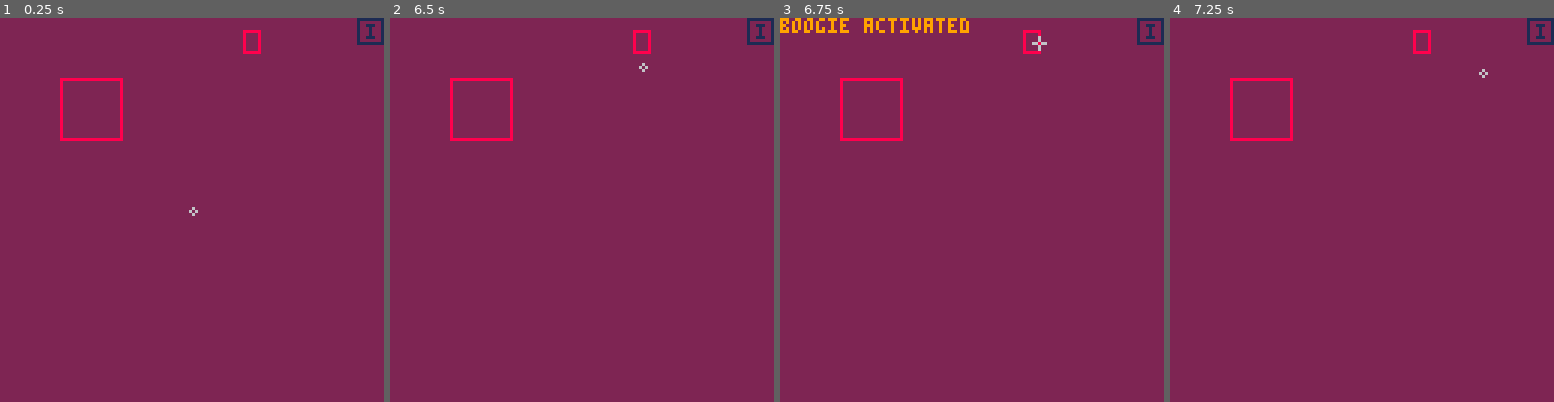
Above: before the commit, frames 1-4 (left to right).
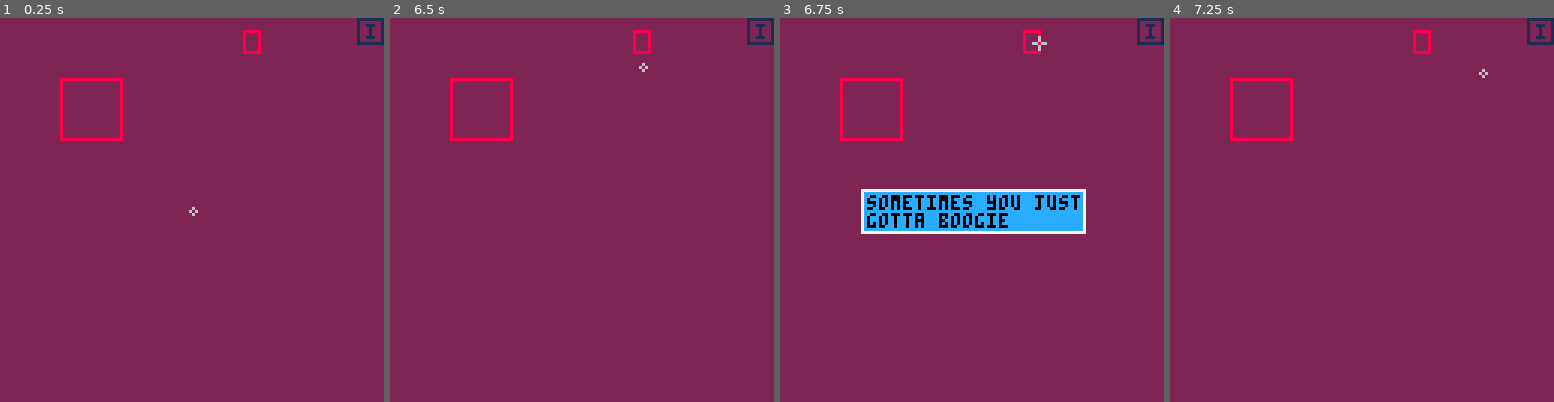
Above: after the commit, the same moments.

Repository: LuosRestil/pico8
Game: PICO-8 cartridge room/room.p8
Two runs of this game, one before a commit and one after it. Both use one fixed random seed, a clock stepped at 60 frames per second and the inputs below.
Inputs:
- Up to frame 1 (0.25 s): no input
- Up to frame 2 (6.5 s): tap O (Z key) at 0.33, 1.07, 2.22, 3.72, 5.22 s; tap Down at 0.7 s; tap X (X key) at 1.43, 2.07, 2.82, 3.57, 4.32, 5.07, 5.82 s; hold Up 1.97-2.63 s; hold Right 2.68-3.02 s; hold Down 3.07-3.73 s; hold Left 3.78-4.12 s; hold Up 4.17-4.5 s; hold Left 4.55-5.05 s; hold Right 5.1-5.93 s; hold Up from 5.98 s (still down)
- Up to frame 3 (6.75 s): tap X (X key) at 6.57 s; release Up at 6.65 s; hold Right from 6.7 s (still down); tap O (Z key) at 6.72 s
- Up to frame 4 (7.25 s): release Right at 7.03 s; hold Down from 7.08 s (still down)

Frames 1-2 are identical in both runs. In frame 3, 7.8% of the frame differs, in the area x 0-80%, y 0-57%; in frame 4, nothing differs.

Commit message:
room interact btn

Diff:
--- a/room/room.p8
+++ b/room/room.p8
@@ -21,7 +21,7 @@
 	rooms=init_rooms()
 	for _,rm in pairs(rooms) do
 		for _,item in pairs(rm.items) do
-			local lines=split(item.txt,"\n")
+			local lines=split(item.desc,"\n")
 			for line in all(lines) do
 				assert(#line<26)
 			end
@@ -70,7 +70,7 @@
 			if btnp(🅾️) then
 				hovered_item:activate()
 			elseif btnp(❎) then
-				msg=hovered_item.txt
+				msg=nil
 			end
 	end
 end
@@ -239,21 +239,23 @@
 				name="test item",
 				pos={x=20,y=20},
 				w=20,h=20,
-				txt=[[a profoundly
+				desc=[[a profoundly
 uninteresting
 test item.]],
 				draw=function(self) end,
-				activate=function(self) end
+				activate=function(self)
+					msg=self.desc
+				end
 			},
 			test2={
 				name="boogie",
 				pos={x=81,y=4},
 				w=5,h=7,
-				txt=[[sometimes you just
+				desc=[[sometimes you just
 gotta boogie]],
 				draw=function(self) end,
 				activate=function(self)
-					dbg="boogie activated"
+					msg=self.desc
 				end
 			}
 		}
